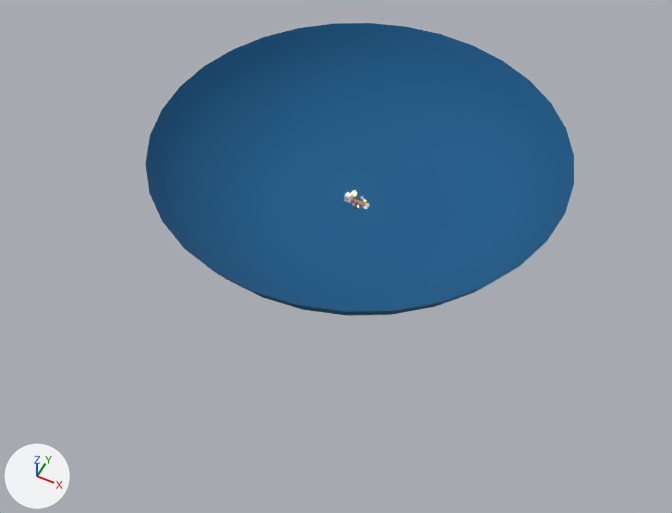
Two versions of the glTF model frontend/Conveyor Belt2.glb, one commit apart.
One viewpoint serves both versions: a 50 mm lens placed at (87.6, -190.9, 209.4), pointed at (1.4, -18.6, -6.0). Lighting does not change. The marker at lower left points along +X, +Y and +Z. Where no turn or scale is listed for an object, it has been applied to the vertices.

The first picture shows 'Background_Round', 'Cube.001'.
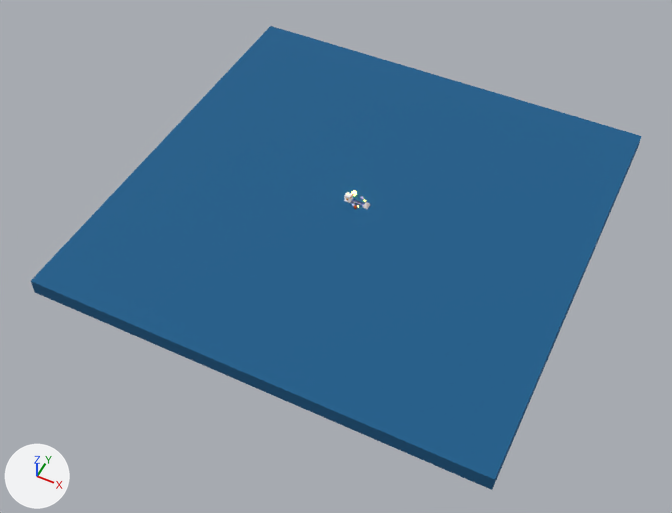
The change, as a diff of the scene's bpy script:
```diff
--- a/frontend/Conveyor Belt2.glb.py
+++ b/frontend/Conveyor Belt2.glb.py
@@ me_plane_004 @@
+me_plane_004.from_pydata(...)  # a box spanning x -1.0..1.0, y -1.0..1.0, z -0.07..0.0
+me_plane_004.materials.append(mat_background_001)  # blue #0f5c8b
@@ ob_background_round @@
-ob_background_round = bpy.data.objects.new('Background_Round', me_cylinder_002)
-ob_background_round.location = (0.0, 0.0, 0.0)
@@ ob_cube_001 @@
 ob_cube_001 = bpy.data.objects.new('Cube.001', me_cube_002)
+ob_cube_001.parent = ob_background_plain
 ob_cube_001.location = (2.994, -0.081, -0.595)
@@ ob_background_plain @@
+ob_background_plain = bpy.data.objects.new('Background_Plain', me_plane_004)
+ob_background_plain.location = (0.0, 0.0, 0.0)
+ob_background_plain.scale = (72.2, 72.2, 72.2)
```

Changed parts and their boxes [x1, y1, x2, y2] in the pictures (672 x 513 px):
'Background_Plain', added (blue): after [31, 26, 641, 490]
'Background_Round', deleted (blue): before [145, 23, 574, 316]
'Cube.001', moved: before [363, 203, 370, 209]; after [363, 202, 370, 209]
